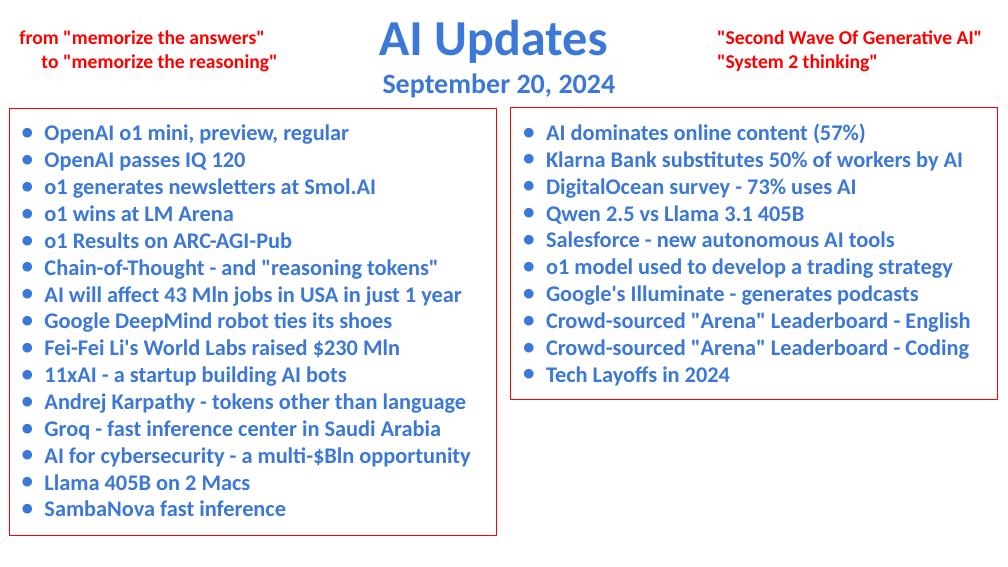
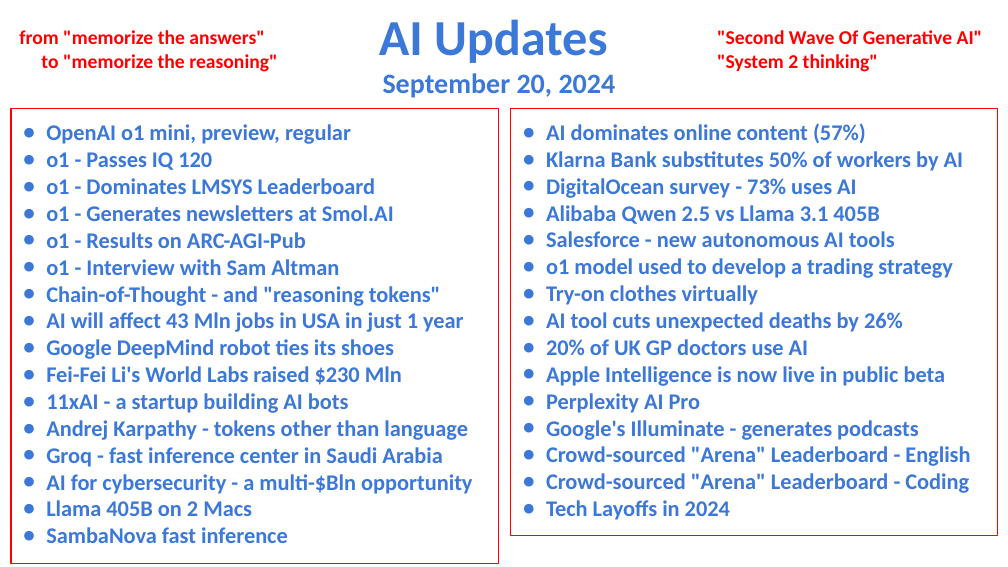
Before and after one commit to lselector/seminar, a slide deck: slide 1 of 2024/2024-09-20-AI-Updates.pptx. Drawn at 1008x567 pixels with LibreOffice and Linux fonts; fonts in the diff are those of the drawing. Boxes give left, top, right and bottom in pixels: in the first picture for what was removed or moved away, otherwise in the second. Text is boxed around its words. In the diff, an @@ line names an element or a change of style, - is before the commit and + after.

```diff
--- a/2024/2024-09-20-AI-Updates.pptx
+++ b/2024/2024-09-20-AI-Updates.pptx
@@ rectangle "OpenAI o1 mini, preview, regular": place and size @@
-rectangle "OpenAI o1 mini, preview, regular" at [9,109,496,536]
+rectangle "OpenAI o1 mini, preview, regular" at [11,109,498,563]
@@ rectangle "AI dominates online content (57%)": place and size @@
-rectangle "AI dominates online content (57%)" at [511,108,998,400]
+rectangle "AI dominates online content (57%)" at [511,108,998,535]
@@ text in rectangle at [46,152,394,275]: text changed @@
-● OpenAI passes IQ 120
-● o1 generates newsletters at Smol.AI
-● o1 wins at LM Arena
-● o1 Results on ARC-AGI-Pub
+● o1 - Passes IQ 120
+● o1 - Dominates LMSYS Leaderboard
+● o1 - Generates newsletters at Smol.AI
+● o1 - Results on ARC-AGI-Pub
+● o1 - Interview with Sam Altman
@@ text in rectangle at [546,205,879,224]: text changed @@
-● Qwen 2.5 vs Llama 3.1 405B
+● Alibaba Qwen 2.5 vs Llama 3.1 405B
@@ text in rectangle at [546,285,946,413]: paragraphs added @@
+● Try-on clothes virtually
+● AI tool cuts unexpected deaths by 26%
+● 20% of UK GP doctors use AI
+● Apple Intelligence is now live in public beta
+● Perplexity AI Pro
```
Also in this commit, not shown: 8 other slides changed, 3 slides added.
